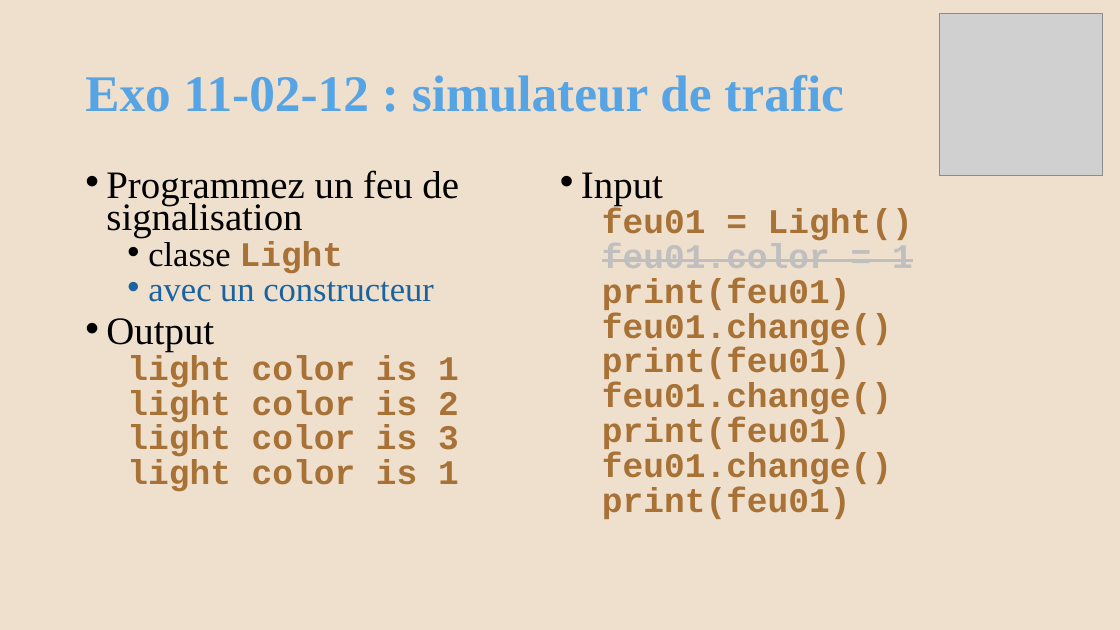
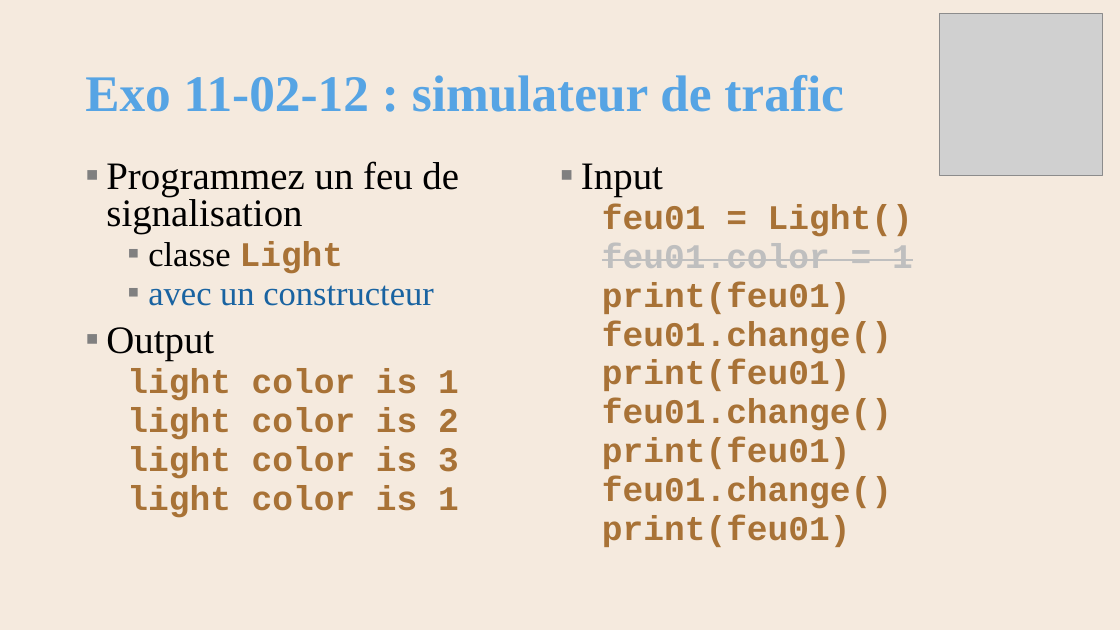
Before and after one commit to AlainWafflard/4IPO3, a slide deck: slide 46 of syllabus/11-POO-basic/11_syllabus.pptx. Drawn at 1120x630 pixels with LibreOffice and Linux fonts; fonts in the diff are those of the drawing; grey boxes stand for pictures; background and template pictures are left out. Boxes give left, top, right and bottom in pixels: in the first picture for what was removed or moved away, otherwise in the second. Text is boxed around its words. In the diff, an @@ line names an element or a change of style, - is before the commit and + after.

```diff
--- a/syllabus/11-POO-basic/11_syllabus.pptx
+++ b/syllabus/11-POO-basic/11_syllabus.pptx
@@ background #EFDFCD to #F5EADE @@
@@ text "Programmez un feu de signalisation": place and size @@
-text "Programmez un feu de signalisation" at (106,170,913,519)
+text "Programmez un feu de signalisation" at (106,161,913,547)
@@ text "Programmez un feu de signalisation" at (106,161,913,547): bullet • to ▪; line spacing 0.7 to 0.8 @@
```
Also in this commit, not shown: 84 other slides changed, 33 other files.
